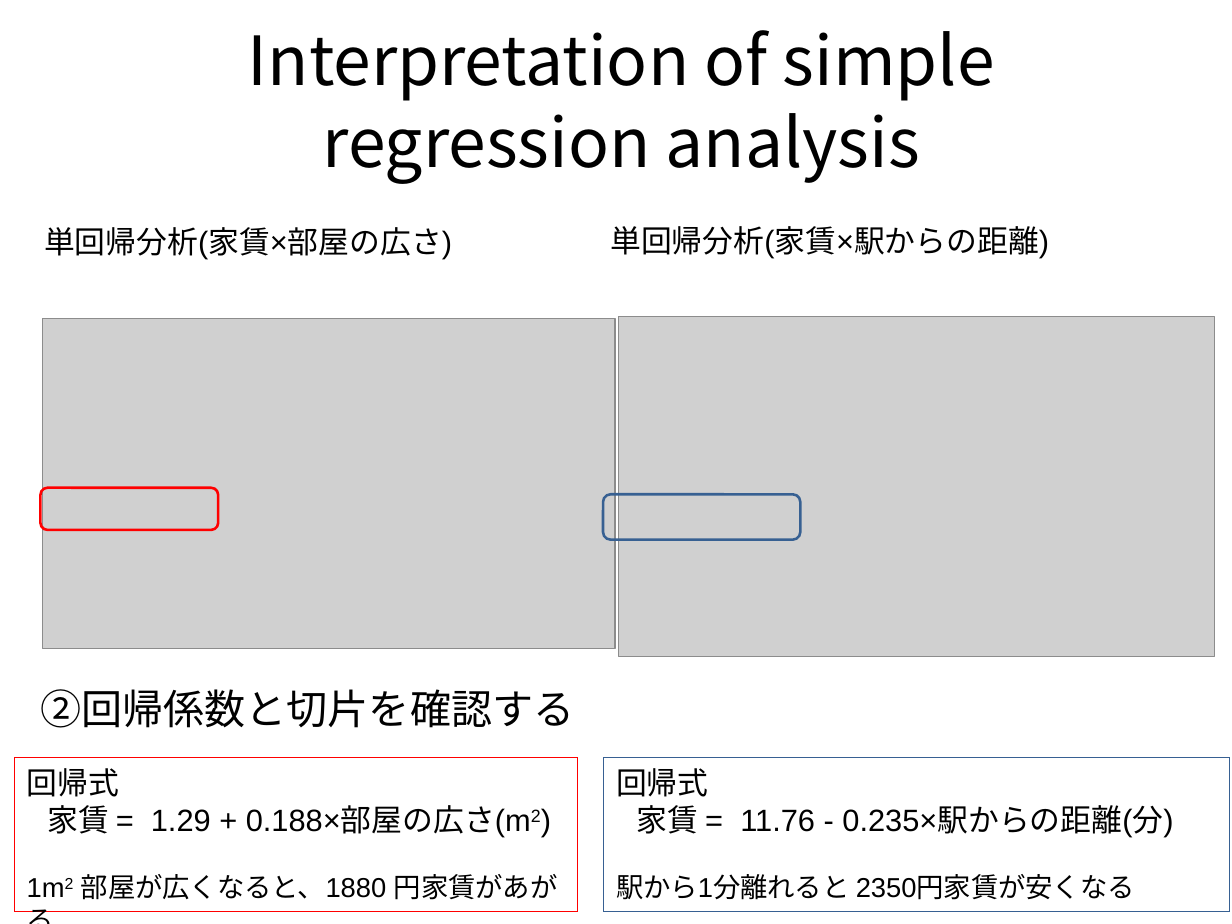
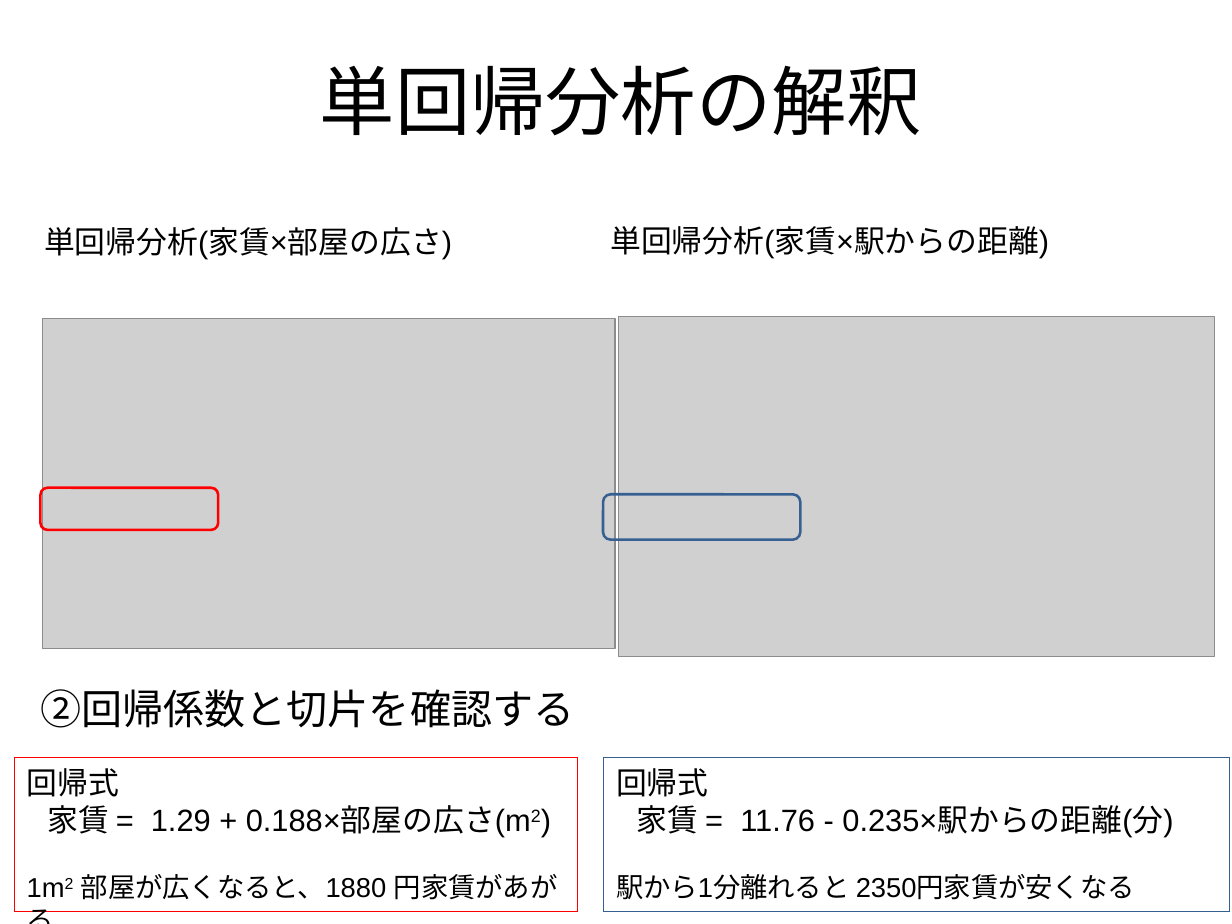
Before and after one commit to MakotoASAOKA/IES2023_Week14, a slide deck: slide 22 of week14_regression.pptx. Drawn at 1232x924 pixels with LibreOffice and Linux fonts; fonts in the diff are those of the drawing; grey boxes stand for pictures. Boxes give left, top, right and bottom in pixels: in the first picture for what was removed or moved away, otherwise in the second. Text is boxed around its words. In the diff, an @@ line names an element or a change of style, - is before the commit and + after.

```diff
--- a/week14_regression.pptx
+++ b/week14_regression.pptx
@@ title at [320,65,922,136]: text changed; size 39.6 to 44 pt; font Noto Sans CJK JP to Calibri @@
-Interpretation of simple regression analysis
+単回帰分析の解釈
```
Also in this commit, not shown: 7 other slides changed.
